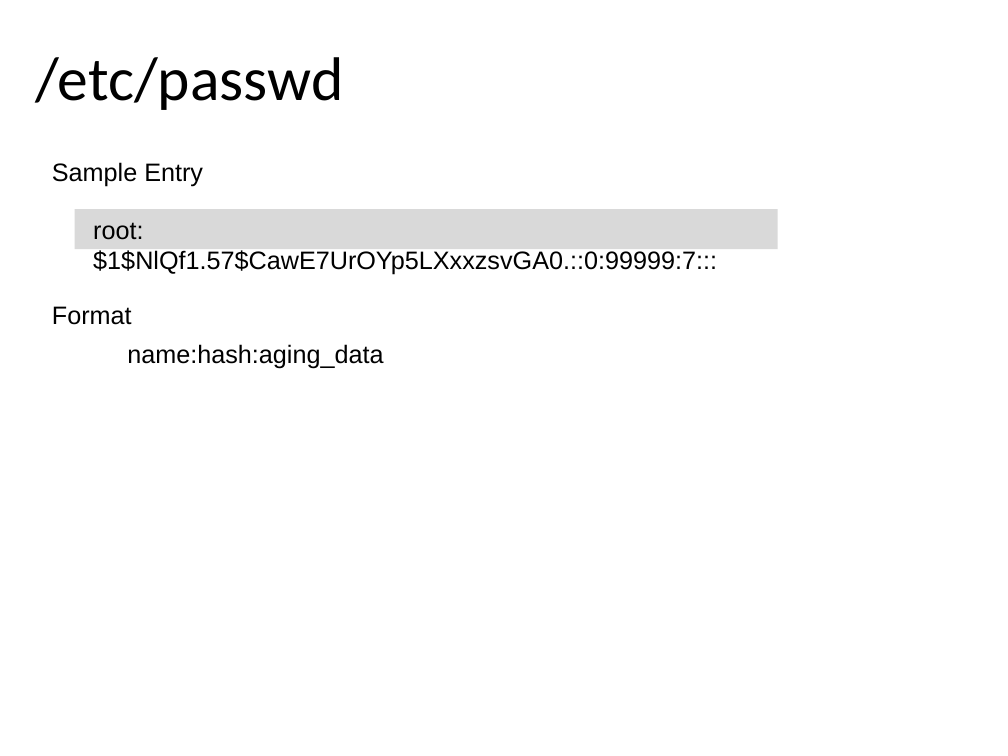
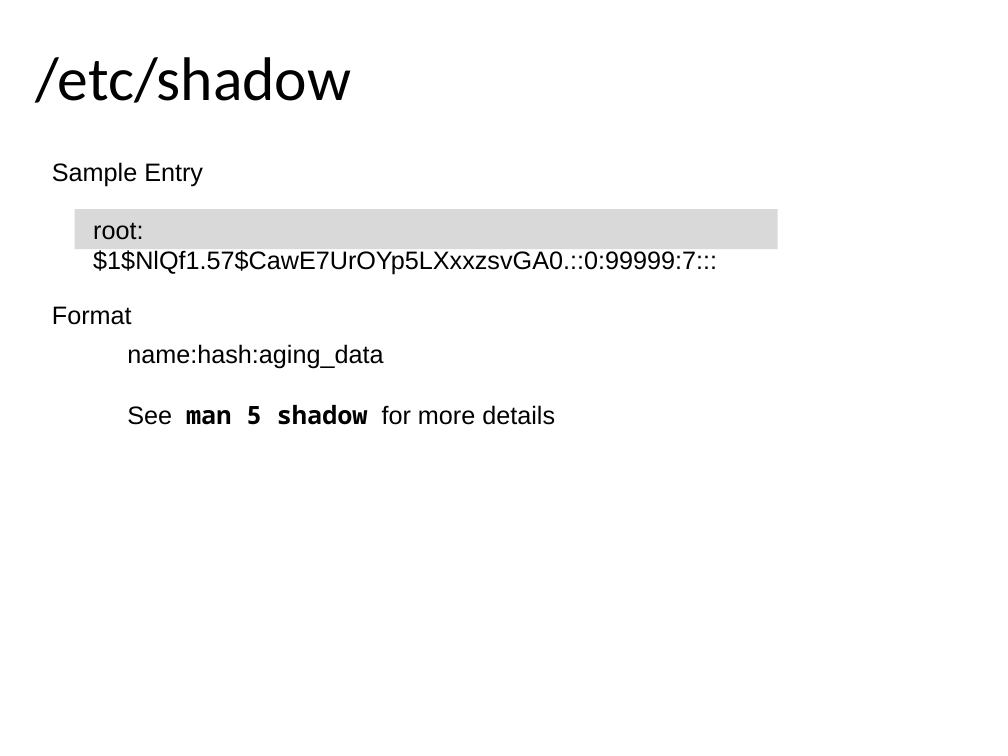
Before and after one commit to profjamesmohawk/LinAdmin, a slide deck: slide 9 of UsersAndGroups/UsersAndGroups.odp. Drawn at 1008x756 pixels with LibreOffice and Linux fonts; fonts in the diff are those of the drawing; background and template pictures are left out. Boxes give left, top, right and bottom in pixels: in the first picture for what was removed or moved away, otherwise in the second. Text is boxed around its words. In the diff, an @@ line names an element or a change of style, - is before the commit and + after.

```diff
--- a/UsersAndGroups/UsersAndGroups.odp
+++ b/UsersAndGroups/UsersAndGroups.odp
@@ title at box(35, 57, 351, 103): text changed @@
-/etc/passwd
+/etc/shadow
@@ text at box(127, 405, 555, 425): paragraph added @@
+See man 5 shadow for more details
```
Also in this commit, not shown: 1 other slide changed, 1 slide removed, 5 other files.
